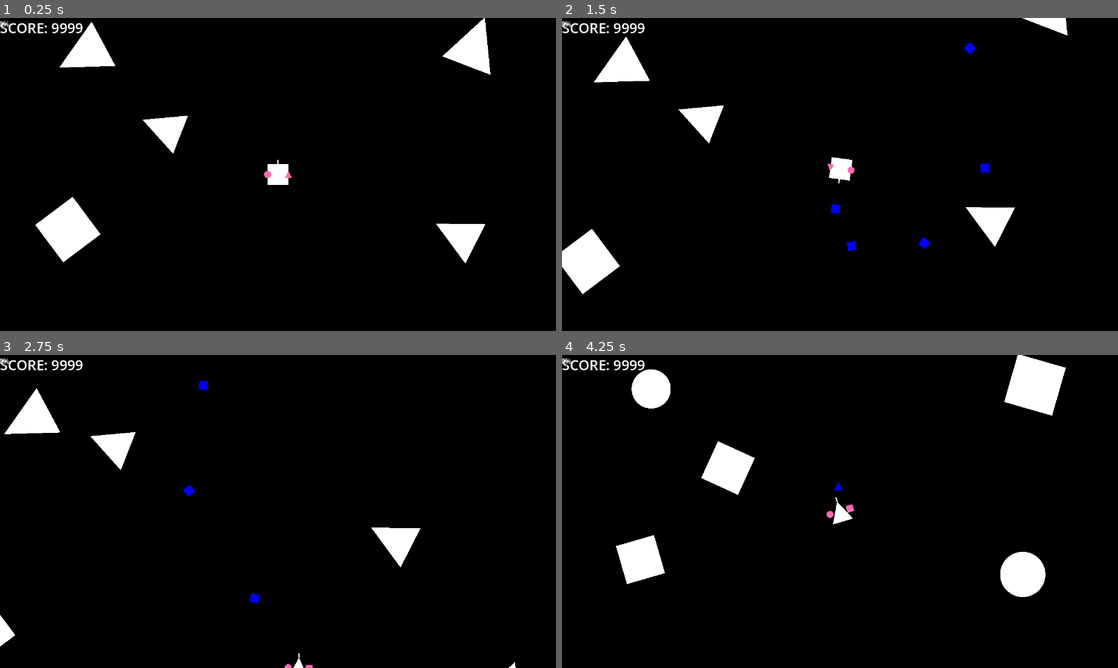
Above: before the commit, frames 1-4 (two rows, left to right).
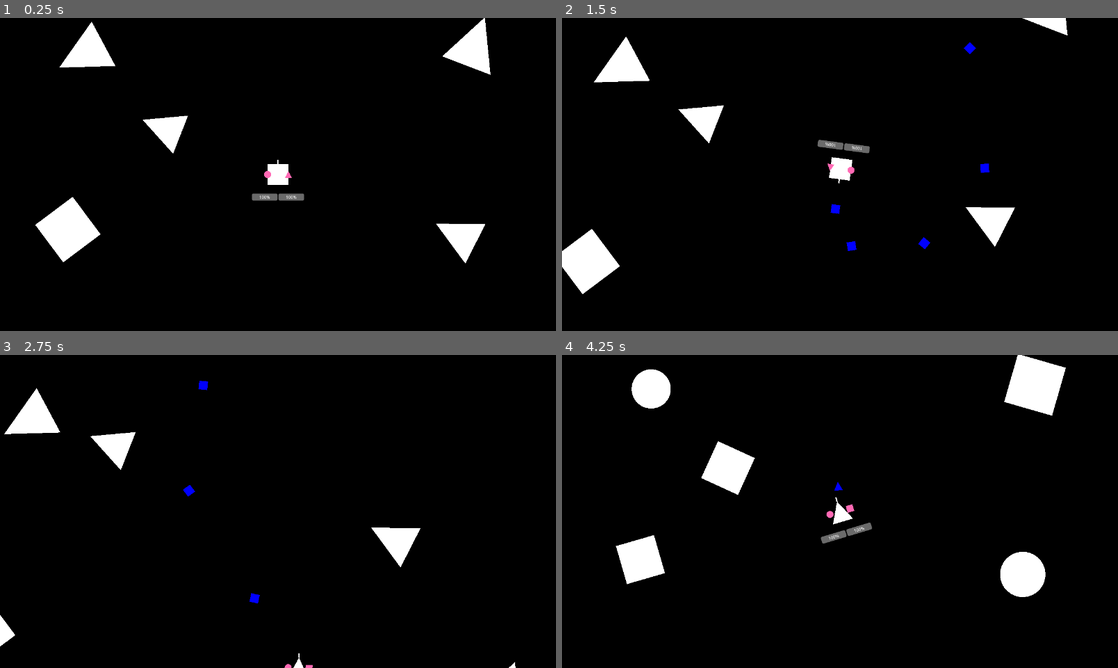
Above: after the commit, the same moments.

Repository: jbuehler23/blorg
Game: Godot game, scene res://scenes/game.tscn
Same seed, same stepped clock (60 frames per second), same inputs: the game is played once before the commit and once after it.
Inputs:
- Up to frame 1 (0.25 s): no input
- Up to frame 2 (1.5 s): hold D (rotate_right) 0.53-1.28 s; hold Space (shoot) 0.53-1.28 s; hold S (backward) from 1.28 s (still down); tap Space (shoot) at 1.35 s
- Up to frame 3 (2.75 s): release S (backward) at 2.03 s; hold D (rotate_right) from 2.03 s (still down); hold Space (shoot) from 2.03 s (still down)
- Up to frame 4 (4.25 s): release D (rotate_right) at 2.78 s; release Space (shoot) at 2.78 s; hold W (forward) 2.78-3.53 s; tap Space (shoot) at 2.85 s; hold A (rotate_left) from 3.53 s (still down); hold Space (shoot) from 3.53 s (still down); tap R (reset) at 4.15 s

The runs differ from the first frame. In frame 1, 0.5% of the frame differs, in the area x 0-55%, y 1-59%; in frame 2, 0.5%; in frame 3, 0.3%; in frame 4, 0.5%.

Commit message:
feat: add hud around ship to show charges/health left

Diff:
--- a/scenes/game.tscn
+++ b/scenes/game.tscn
@@ -1,16 +1,11 @@
-[gd_scene load_steps=5 format=3 uid="uid://btuoglk8nccmo"]
+[gd_scene load_steps=4 format=3 uid="uid://btuoglk8nccmo"]
 
 [ext_resource type="PackedScene" uid="uid://df0x0v6cnu5vv" path="res://scenes/ships/player.tscn" id="1_5235u"]
 [ext_resource type="Script" uid="uid://c34hl32kw8c0g" path="res://scripts/game.gd" id="1_uqqga"]
-[ext_resource type="PackedScene" uid="uid://d1su5kypdx6kv" path="res://scenes/hud.tscn" id="2_lbhrr"]
 [ext_resource type="PackedScene" uid="uid://cimgh0dgo5fje" path="res://scenes/asteroids/asteroid.tscn" id="3_4dial"]
 
 [node name="Game" type="Node2D"]
 script = ExtResource("1_uqqga")
-
-[node name="UI" type="CanvasLayer" parent="."]
-
-[node name="HUD" parent="UI" instance=ExtResource("2_lbhrr")]
 
 [node name="Player" parent="." instance=ExtResource("1_5235u")]
 position = Vector2(640, 360)
--- a/scenes/hud.tscn
+++ b/scenes/hud.tscn
@@ -1,34 +1,37 @@
 [gd_scene load_steps=3 format=3 uid="uid://d1su5kypdx6kv"]
 
-[ext_resource type="Script" uid="uid://biwb383vefovv" path="res://scripts/hud.gd" id="1_ahhtf"]
-
-[sub_resource type="LabelSettings" id="LabelSettings_ahhtf"]
-font_size = 32
+[ext_resource type="Script" uid="uid://biwb383vefovv" path="res://scripts/ui/hud.gd" id="1_ahhtf"]
+[ext_resource type="Script" uid="uid://cqcpedqlpp3j4" path="res://scripts/ui/charges_bar.gd" id="2_oo0fn"]
 
 [node name="HUD" type="Control"]
 layout_mode = 3
-anchors_preset = 15
-anchor_right = 1.0
-anchor_bottom = 1.0
+anchors_preset = 8
+anchor_left = 0.5
+anchor_top = 0.5
+anchor_right = 0.5
+anchor_bottom = 0.5
 grow_horizontal = 2
 grow_vertical = 2
+size_flags_horizontal = 4
+size_flags_vertical = 4
 script = ExtResource("1_ahhtf")
 
-[node name="MarginContainer" type="MarginContainer" parent="."]
-layout_mode = 0
-offset_right = 40.0
-offset_bottom = 40.0
+[node name="HBoxContainer" type="HBoxContainer" parent="."]
+layout_mode = 2
+offset_right = 200.0
+offset_bottom = 200.0
+size_flags_vertical = 8
 
-[node name="DebugScore" type="Label" parent="MarginContainer"]
+[node name="HealthBar" type="ProgressBar" parent="HBoxContainer"]
 layout_mode = 2
-text = "SCORE: 9999"
-label_settings = SubResource("LabelSettings_ahhtf")
+size_flags_horizontal = 3
+size_flags_vertical = 8
+value = 100.0
 
-[node name="HBoxContainer" type="HBoxContainer" parent="MarginContainer"]
+[node name="ChargesBar" type="ProgressBar" parent="HBoxContainer"]
 layout_mode = 2
-
-[node name="HealthBar" type="ProgressBar" parent="MarginContainer/HBoxContainer"]
-layout_mode = 2
-
-[node name="ChargesBar" type="ProgressBar" parent="MarginContainer/HBoxContainer"]
-layout_mode = 2
+size_flags_horizontal = 3
+size_flags_vertical = 8
+max_value = 10.0
+value = 10.0
+script = ExtResource("2_oo0fn")
--- a/scenes/ships/player.tscn
+++ b/scenes/ships/player.tscn
@@ -1,12 +1,18 @@
-[gd_scene load_steps=2 format=3 uid="uid://df0x0v6cnu5vv"]
+[gd_scene load_steps=3 format=3 uid="uid://df0x0v6cnu5vv"]
 
 [ext_resource type="Script" uid="uid://q5p7xnbvu742" path="res://scripts/ships/player.gd" id="1_tn02d"]
+[ext_resource type="PackedScene" uid="uid://d1su5kypdx6kv" path="res://scenes/hud.tscn" id="2_p7acf"]
 
 [node name="Player" type="CharacterBody2D"]
 collision_layer = 2
 collision_mask = 5
 script = ExtResource("1_tn02d")
 ship_indicator_scale = 2
+
+[node name="HUD" parent="." instance=ExtResource("2_p7acf")]
+custom_minimum_size = Vector2(200, 200)
+size_flags_horizontal = 6
+size_flags_vertical = 6
 
 [node name="Ship" type="Polygon2D" parent="."]
 
--- a/scripts/ships/player.gd
+++ b/scripts/ships/player.gd
@@ -1,6 +1,7 @@
 extends CharacterBody2D
 
 signal laser_shot(laser)
+signal charge_depleted(charges)
 
 @export var acceleration := 10.0
 @export var max_speed := 350.0
@@ -74,6 +75,7 @@
 	l.rotation = rotation
 	l.shape = shape
 	emit_signal("laser_shot", l)
+	emit_signal("charge_depleted", charges)
 
 func draw_new_ship() -> void:
 	charges = max_charges
--- a/scripts/hud.gd
+++ b/scripts/ui/charges_bar.gd
@@ -1,8 +1,5 @@
-extends Control
+extends ProgressBar
 
-@onready var debug_score: Label = $MarginContainer/DebugScore:
-	set(value):
-		debug_score.text = "SCORE: " + str(value)
 
 # Called when the node enters the scene tree for the first time.
 func _ready() -> void:
--- /dev/null
+++ b/scripts/ui/hud.gd
@@ -0,0 +1,10 @@
+extends Control
+
+# Called when the node enters the scene tree for the first time.
+func _ready() -> void:
+	pass # Replace with function body.
+
+
+# Called every frame. 'delta' is the elapsed time since the previous frame.
+func _process(delta: float) -> void:
+	pass
Not shown, added: scripts/ui/charges_bar.gd.uid
Renamed: scripts/hud.gd.uid -> scripts/ui/hud.gd.uid
